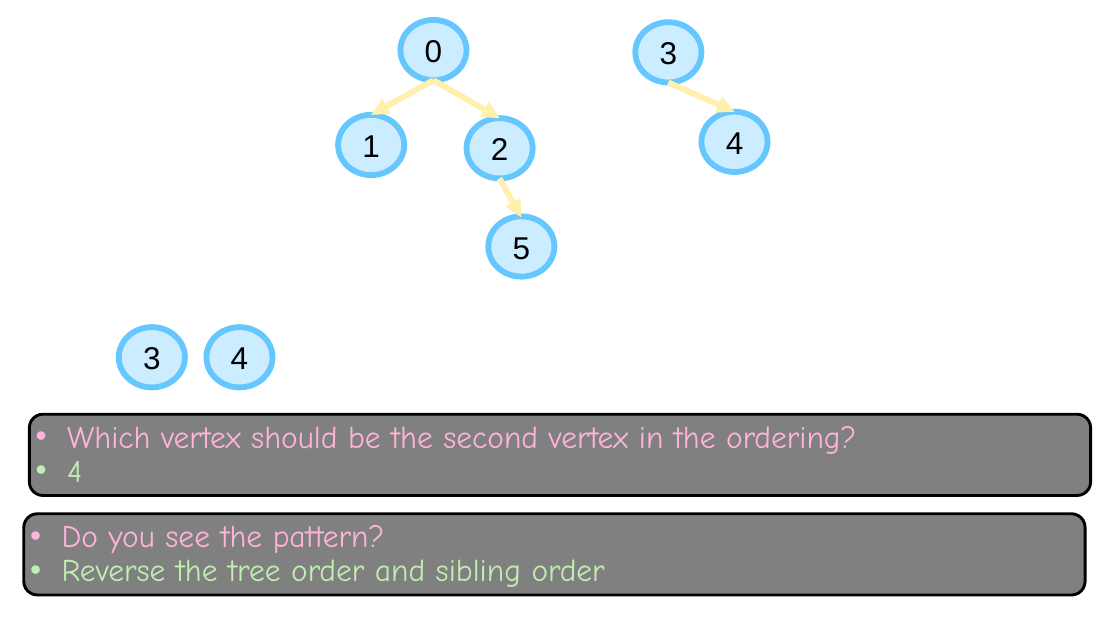
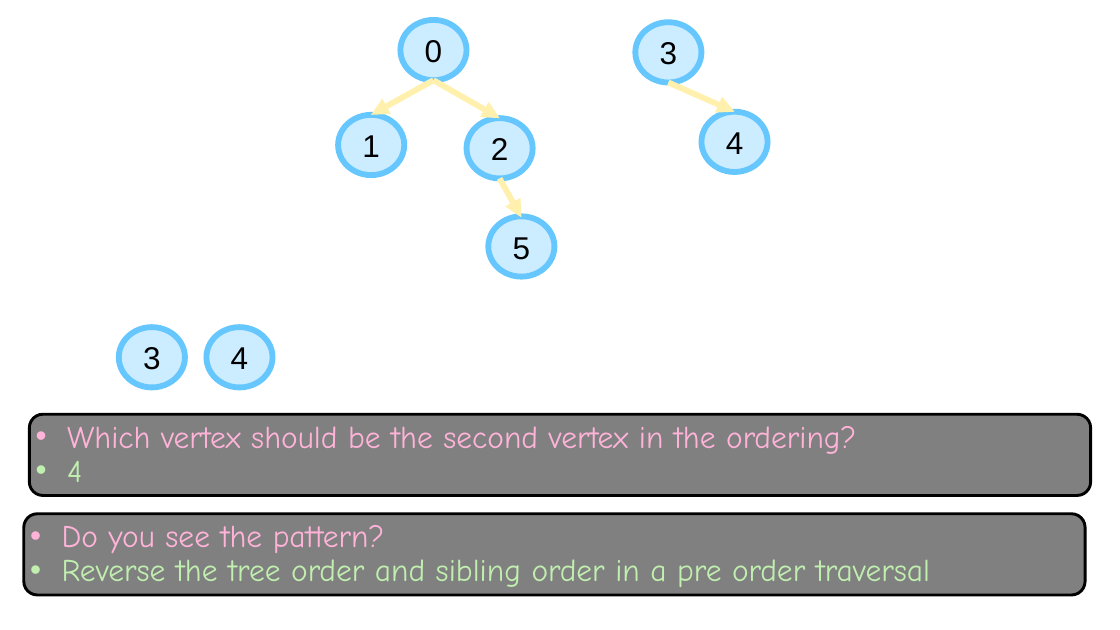
Before and after one commit to anup/courses, a slide deck: slide 85 of es242-2026-27-sem1/classes/class-19/dfs.pptx. Drawn at 1120x630 pixels with LibreOffice and Linux fonts; fonts in the diff are those of the drawing; background and template pictures are left out. Boxes give left, top, right and bottom in pixels: in the first picture for what was removed or moved away, otherwise in the second. Text is boxed around its words. In the diff, an @@ line names an element or a change of style, - is before the commit and + after.

```diff
--- a/es242-2026-27-sem1/classes/class-19/dfs.pptx
+++ b/es242-2026-27-sem1/classes/class-19/dfs.pptx
@@ text in rounded rectangle at [62, 559, 930, 587]: text changed @@
-• Reverse the tree order and sibling order
+• Reverse the tree order and sibling order in a pre order traversal
```
Also in this commit, not shown: 21 slides added, 5 other files.
